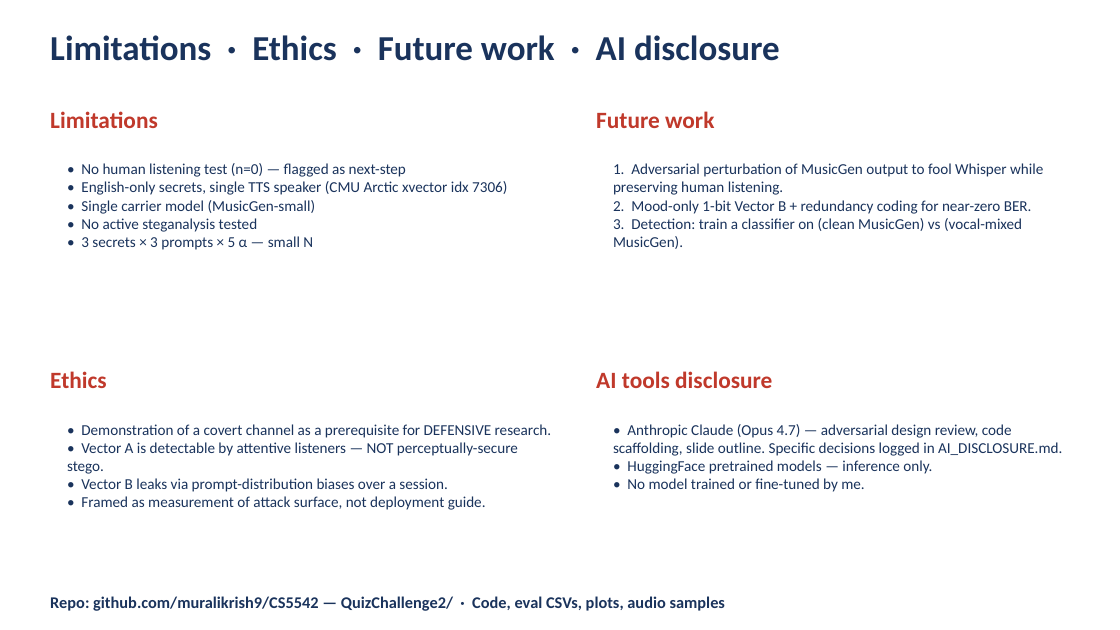
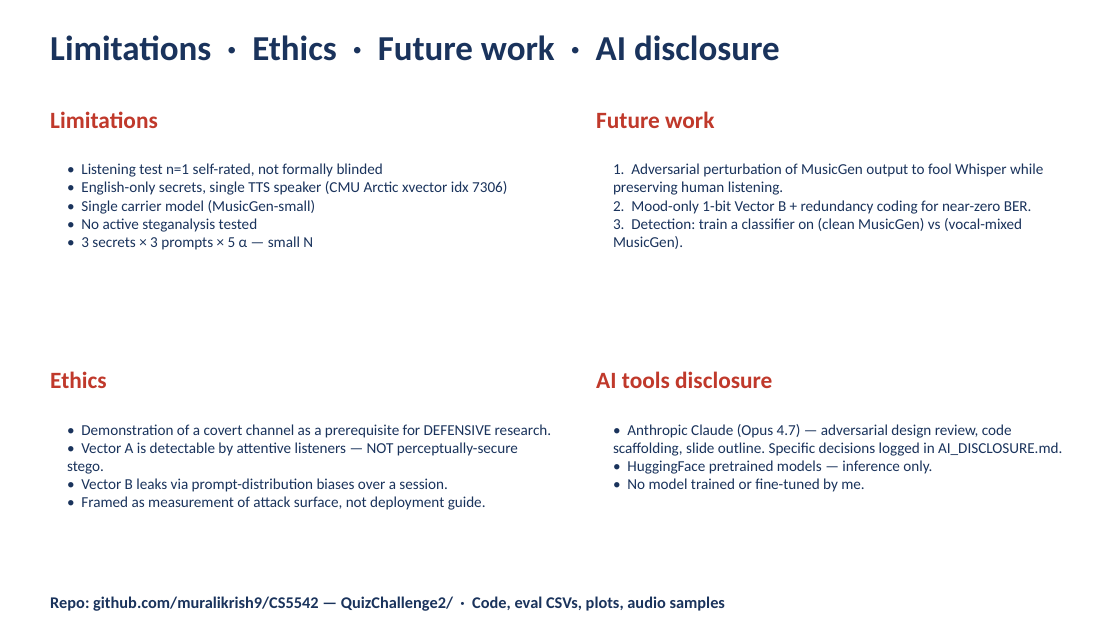
Before and after one commit to muralikrish9/CS5542, a slide deck: slide 11 of QuizChallenge2/slides/QuizChallenge2.pptx (slide 10 before the commit). Drawn at 1120x630 pixels with LibreOffice and Linux fonts; fonts in the diff are those of the drawing. Boxes give left, top, right and bottom in pixels: in the first picture for what was removed or moved away, otherwise in the second. Text is boxed around its words. In the diff, an @@ line names an element or a change of style, - is before the commit and + after.

```diff
--- a/QuizChallenge2/slides/QuizChallenge2.pptx
+++ b/QuizChallenge2/slides/QuizChallenge2.pptx
@@ text at [81,163,383,177]: text changed @@
-• No human listening test (n=0) — flagged as next-step
+• Listening test n=1 self-rated, not formally blinded
```
Also in this commit, not shown: 1 slide added, 5 other files.
